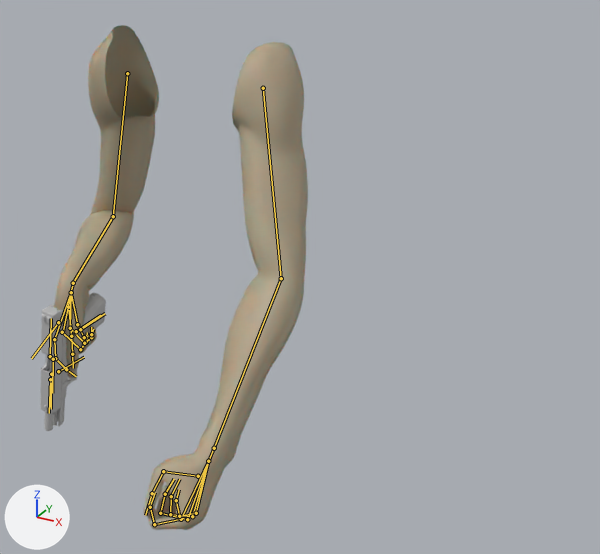
One commit to the Blender file anim/2/uploads_files_2864994_arms.blend: the scene before it, then after it.
Before and after are seen from a 50 mm lens placed at (0.77, -1.013, 0.71), pointed at (0.254, -0.074, 0.24). Every picture has the same lights, and +X, +Y and +Z are marked at lower left. Both versions are drawn at frame 1 of the action 'g18_rig|g18_rig|g18_empty'; the numbers are the values there. The bones that bend it are drawn over the model as lines.

The first picture shows 'arms', 'g18'.
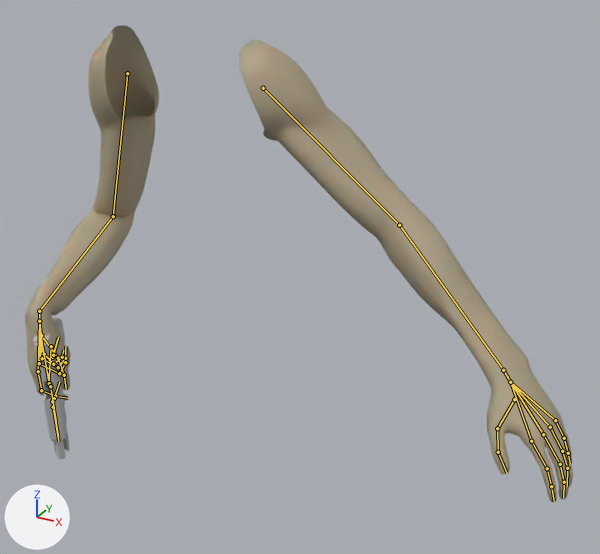
What the commit changed:
Bone 'arm_L' (bone_arm_l) turns from (27, 10, -25) to (0, 0, 0) degrees about its own x, y and z.
Bone 'forearm_L' (bone_forearm_l) turns from (9, -48, -19) to (0, 0, 0) degrees about its own x, y and z.
Bone 'hand_L' (bone_hand_l) turns from (-5, -2, 5) to (0, 0, 0) degrees about its own x, y and z.
Bone 'thumb1_L' (bone_thumb1_l) turns from (-31, -11, -11) to (0, 0, 0) degrees about its own x, y and z.
Bone 'thumb2_L' (bone_thumb2_l) turns from (-12, 67, 32) to (0, 0, 0) degrees about its own x, y and z.
Bone 'thumb3_L' (bone_thumb3_l) turns from (15, 1, -11) to (0, 0, 0) degrees about its own x, y and z.
Bone 'index1_L' (bone_index1_l) turns from (-22, 8, -54) to (0, 0, 0) degrees about its own x, y and z.
Bone 'index2_L' (bone_index2_l) turns from (-15, -7, -51) to (0, 0, 0) degrees about its own x, y and z.
Bone 'index3_L' (bone_index3_l) turns from (-4, -3, -43) to (0, 0, 0) degrees about its own x, y and z.
Bone 'middle1_L' (bone_middle1_l) turns from (-28, -16, -65) to (0, 0, 0) degrees about its own x, y and z.
Bone 'middle2_L' (bone_middle2_l) turns from (-24, -8, -63) to (0, 0, 0) degrees about its own x, y and z.
Bone 'ring1_L' (bone_ring1_l) turns from (-29, -13, -52) to (0, 0, 0) degrees about its own x, y and z.
Bone 'ring2_L' (bone_ring2_l) turns from (-25, -8, -63) to (0, 0, 0) degrees about its own x, y and z.
Bone 'ring3_L' (bone_ring3_l) turns from (-6, 2, -15) to (0, 0, 0) degrees about its own x, y and z.
Bone 'pinky1_L' (bone_pinky1_l) turns from (-23, -4, -44) to (0, 0, 0) degrees about its own x, y and z.
Bone 'pinky2_L' (bone_pinky2_l) turns from (-16, -11, -64) to (0, 0, 0) degrees about its own x, y and z.
Bone 'pinky3_L' (bone_pinky3_l) turns from (-8, -1, -27) to (0, 0, 0) degrees about its own x, y and z.
Bone 'forearm_R' (bone_forearm_r) turns from (78, 3, 55) to (70, 19, 32) degrees about its own x, y and z.
Bone 'hand_R' (bone_hand_r) turns from (-59, -52, -46) to (-81, -34, 20) degrees about its own x, y and z.

Boxes (x1, y1, x2, y2) around the edits, measured in the pictures (600 x 554 px):
'arms', posed (115% wider): before (54, 25, 308, 530); after (25, 25, 573, 502)
'g18', posed (43% narrower): before (40, 293, 106, 431); after (33, 318, 70, 459)
bone 'arm_L', root to tip: before (263, 88) to (281, 278); after (263, 88) to (399, 225)
bone 'forearm_L', root to tip: before (281, 278) to (214, 448); after (399, 225) to (503, 370)
bone 'hand_L', root to tip: before (214, 448) to (208, 461); after (503, 370) to (510, 382)
bone 'thumb1_L', root to tip: before (198, 476) to (163, 471); after (514, 399) to (497, 428)
bone 'thumb2_L', root to tip: before (163, 471) to (152, 493); after (497, 428) to (498, 452)
bone 'thumb3_L', root to tip: before (152, 493) to (145, 515); after (498, 452) to (506, 472)
bone 'index1_L', root to tip: before (181, 519) to (154, 524); after (531, 441) to (547, 468)
bone 'index2_L', root to tip: before (154, 524) to (150, 507); after (547, 468) to (551, 486)
bone 'index3_L', root to tip: before (150, 507) to (155, 492); after (551, 486) to (554, 501)
bone 'middle1_L', root to tip: before (187, 519) to (160, 513); after (543, 434) to (560, 464)
bone 'middle2_L', root to tip: before (160, 513) to (165, 494); after (560, 464) to (564, 482)
bone 'ring1_L', root to tip: before (192, 516) to (170, 514); after (550, 427) to (562, 451)
bone 'ring2_L', root to tip: before (170, 514) to (171, 496); after (562, 451) to (567, 468)
bone 'ring3_L', root to tip: before (171, 496) to (179, 479); after (567, 468) to (567, 486)
bone 'pinky1_L', root to tip: before (196, 513) to (179, 516); after (555, 420) to (564, 438)
bone 'pinky2_L', root to tip: before (179, 516) to (176, 500); after (564, 438) to (568, 453)
bone 'pinky3_L', root to tip: before (176, 500) to (179, 489); after (568, 453) to (570, 463)
bone 'forearm_R', root to tip: before (113, 216) to (73, 283); after (113, 216) to (39, 311)
bone 'hand_R', root to tip: before (73, 283) to (71, 292); after (39, 311) to (39, 321)
